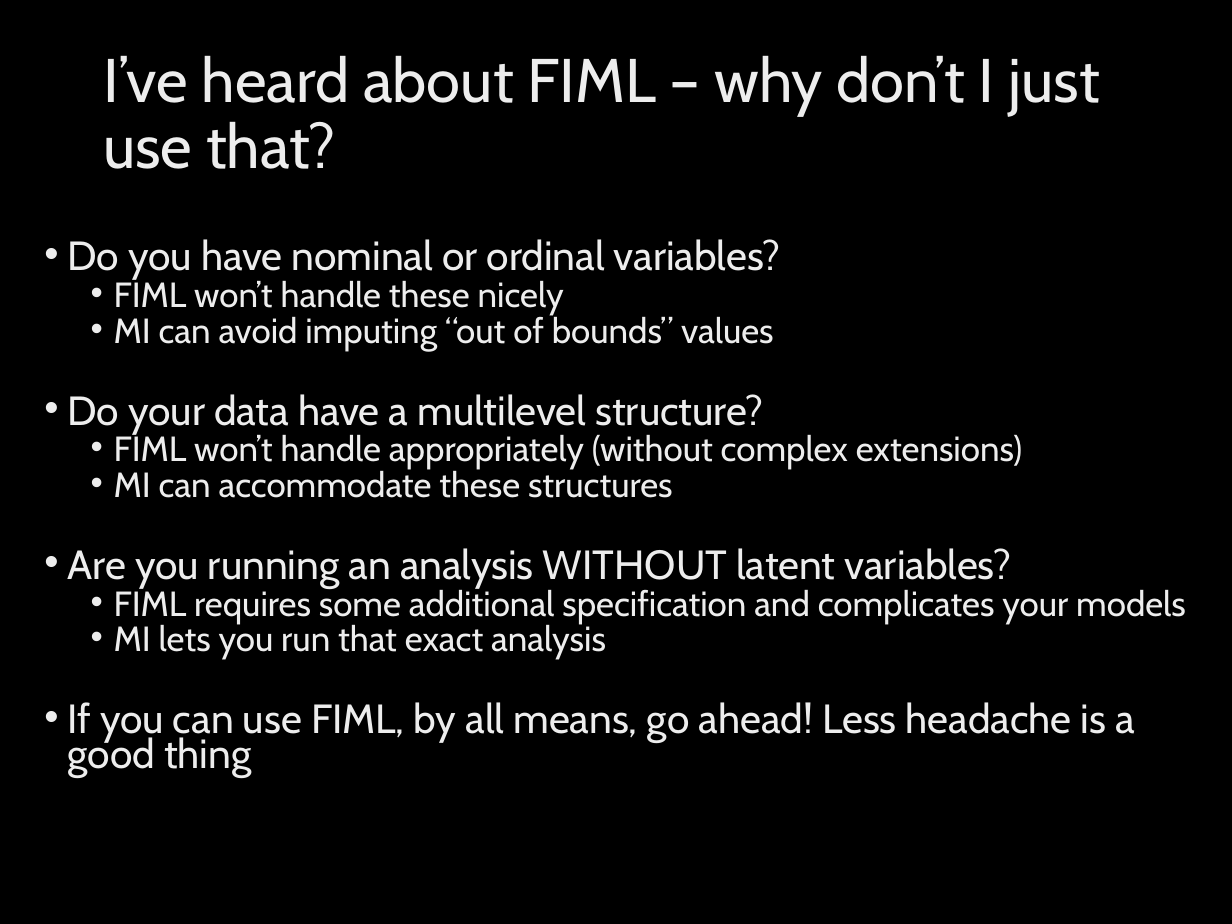
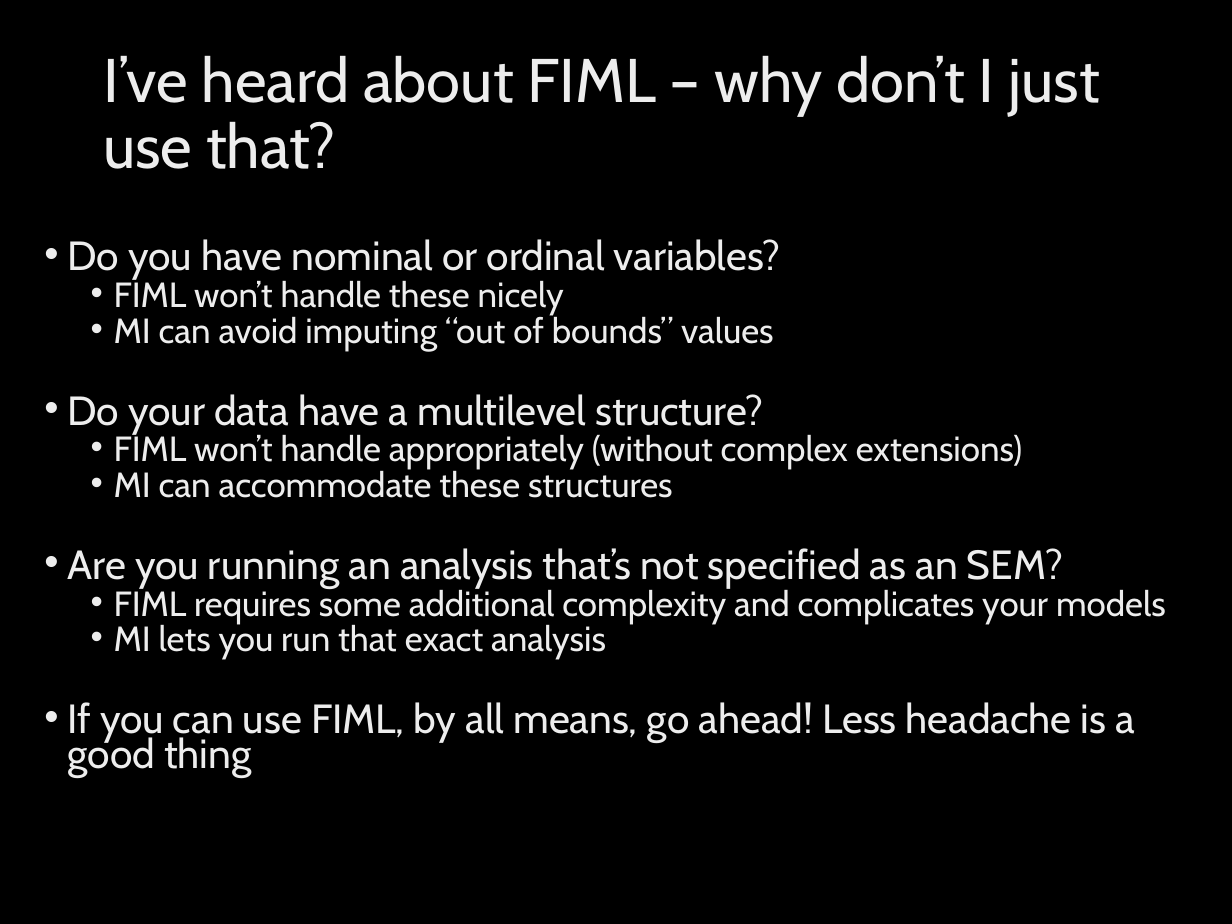
Before and after one commit to mhalvo/missingdata, a slide deck: slide 58 of MissingDataWorkshop2018.pptx (slide 49 before the commit). Drawn at 1232x924 pixels with LibreOffice and Linux fonts; fonts in the diff are those of the drawing; background and template pictures are left out. Boxes give left, top, right and bottom in pixels: in the first picture for what was removed or moved away, otherwise in the second. Text is boxed around its words. In the diff, an @@ line names an element or a change of style, - is before the commit and + after.

```diff
--- a/MissingDataWorkshop2018.pptx
+++ b/MissingDataWorkshop2018.pptx
@@ text at box(67, 548, 1166, 624): text changed @@
-• Are you running an analysis WITHOUT latent variables?
-  • FIML requires some additional specification and complicates your models
+• Are you running an analysis that’s not specified as an SEM?
+  • FIML requires some additional complexity and complicates your models
```
Also in this commit, not shown: 5 other slides changed, 10 slides added, 3 other files.
